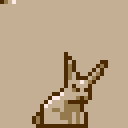
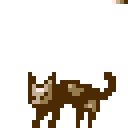
Layers edited between the first and the second 128×128 image:
painted on "colors" over (x1=0, y1=0, x2=128, y2=4)
added layer "diny" above "odin" over (x1=28, y1=72, x2=116, y2=128)
hid "odin", painted on it over (x1=20, y1=52, x2=108, y2=128)
hid "Layer 1" over (x1=0, y1=0, x2=128, y2=128)
